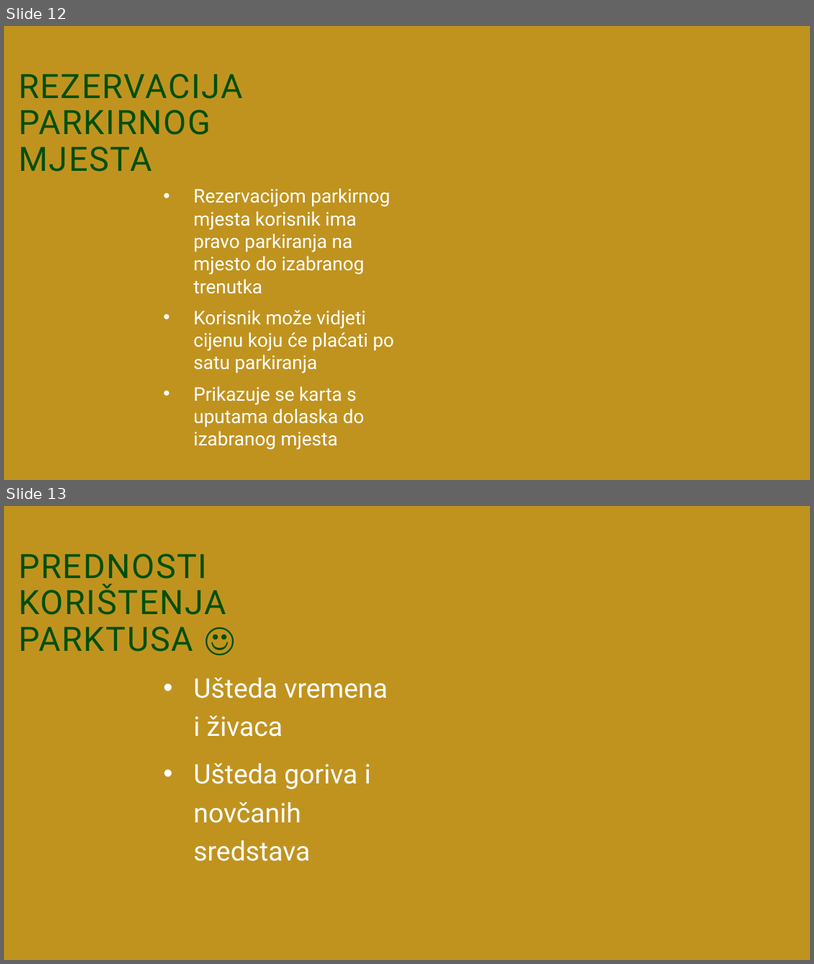
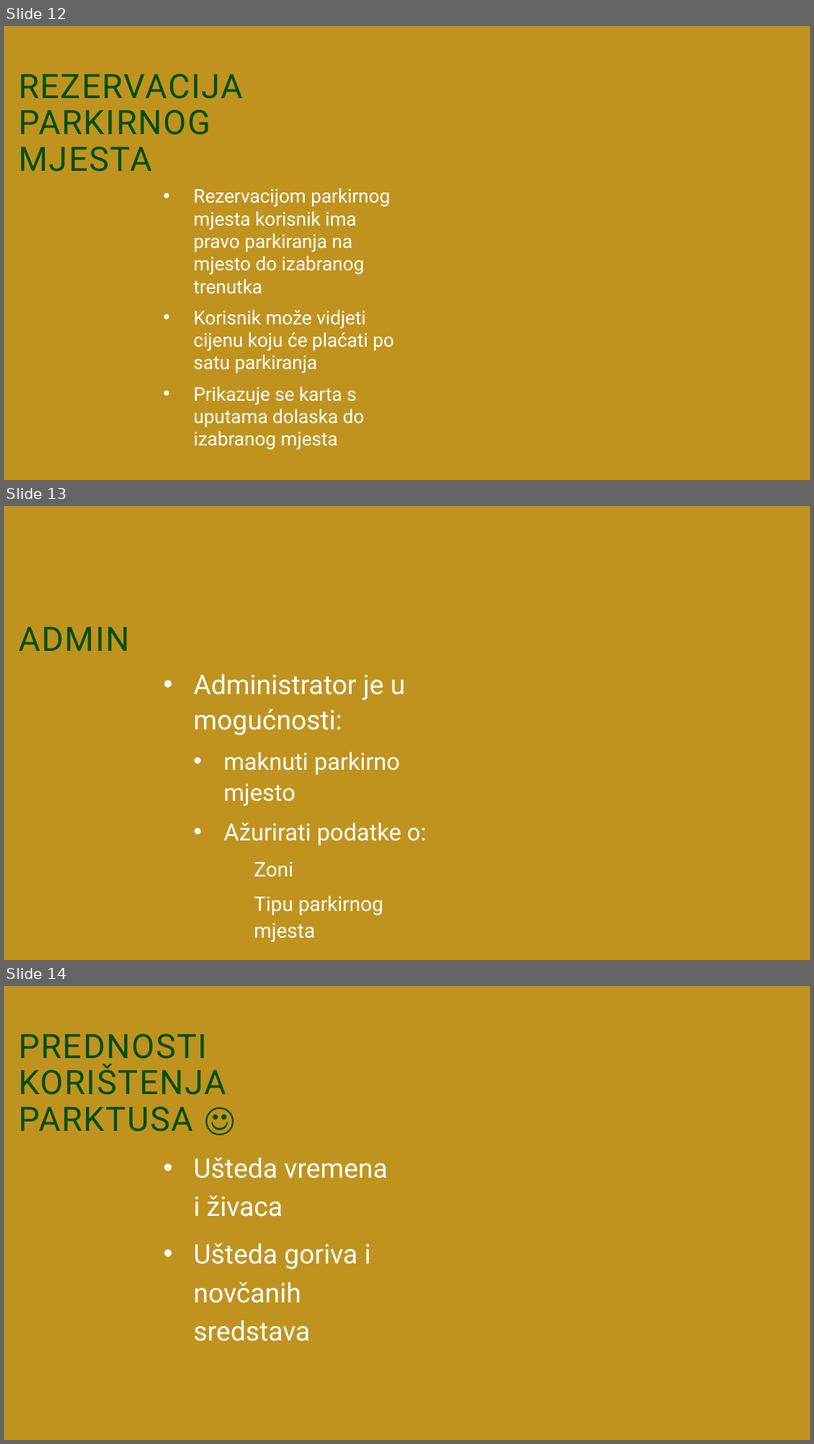
Before and after one commit to Njamic-27/kaktusi, a slide deck: PARKTUS.pptx. Shown one above the other, each under a label of ours: slides 12 and 13 before the commit, slides 12, 13 and 14 after it. The pictures are 814x964 and 814x1444 pixels, drawn with LibreOffice and Linux fonts; fonts in the diff are those of the drawing; background and template pictures are left out. Boxes give left, top, right and bottom in pixels: in the first picture for what was removed or moved away, otherwise in the second. Text is boxed around its words. In the diff, an @@ line names an element or a change of style, - is before the commit and + after.

```diff
--- a/PARKTUS.pptx
+++ b/PARKTUS.pptx
@@ slide 13 added at <box>4,506,810,960</box>, background #C0931F @@
@@ title added at <box>18,627,129,651</box>, 40 pt, text #004F08 @@
+ADMIN
@@ text added at <box>193,674,426,942</box>, 28 pt, text #FFFFFF @@
+• Administrator je u mogućnosti:
+  • maknuti parkirno mjesto
+  • Ažurirati podatke o:
+      Zoni
+      Tipu parkirnog mjesta
@@ what was slide 13 is now slide 14 @@
```
Also in this commit, not shown: 2 other files.
